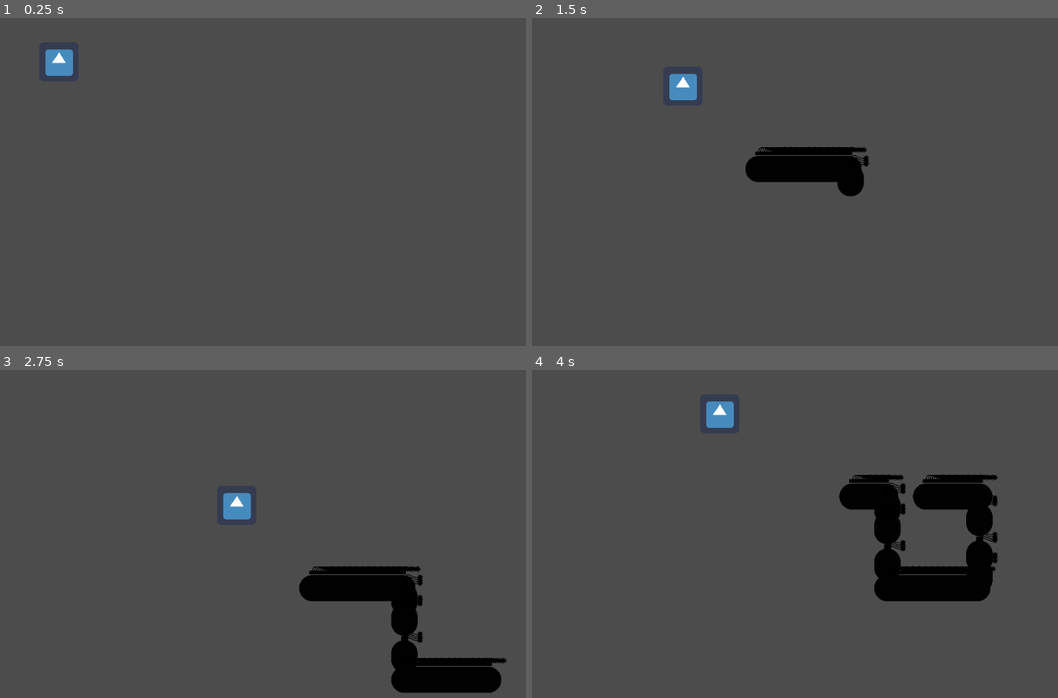
Above: before the commit, frames 1-4 (two rows, left to right).
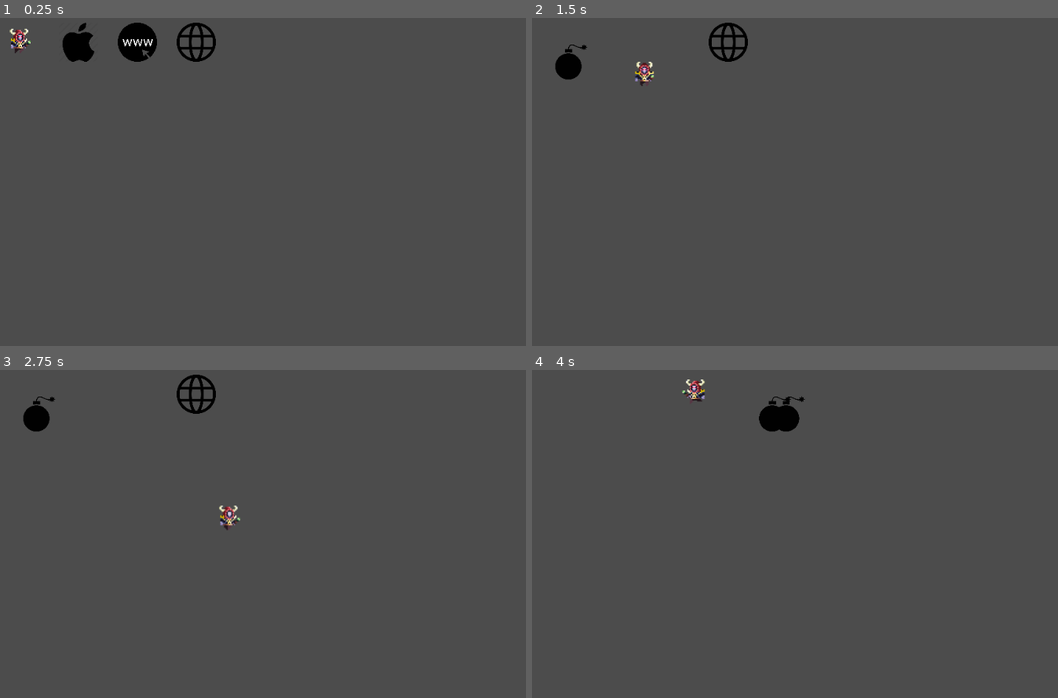
Above: after the commit, the same moments.

Repository: DominikWolek/bomber-game
Game: Godot game, scene res://Player.tscn
The game is run twice, just before and just after one commit, with the same random seed, the same clock (stepped at 60 frames per second) and the same inputs. The engine's default icon, where the game draws it, is replaced by a stand-in: a white triangle on a blue panel in a dark square.
Inputs:
- Up to frame 1 (0.25 s): no input
- Up to frame 2 (1.5 s): hold Right (ui_right) 0.53-1.28 s; hold Space (ui_select) 0.53-1.28 s; hold Down (ui_down) from 1.28 s (still down); tap Space (ui_select) at 1.35 s
- Up to frame 3 (2.75 s): tap Space (ui_select) at 1.52, 1.82 s; release Down (ui_down) at 2.03 s; hold Right (ui_right) from 2.03 s (still down); hold Space (ui_select) from 2.03 s (still down)
- Up to frame 4 (4 s): release Right (ui_right) at 2.78 s; release Space (ui_select) at 2.78 s; hold Up (ui_up) 2.78-3.53 s; tap Space (ui_select) at 2.85, 3.02, 3.32 s; hold Left (ui_left) from 3.53 s (still down); hold Space (ui_select) from 3.53 s (still down)

The runs differ from the first frame. In frame 1, 2.1% of the frame differs, in the area x 1-42%, y 1-18%; in frame 2, 3.8%; in frame 3, 6.4%; in frame 4, 7.6%, in the area x 28-89%, y 2-71%.

Commit message:
Added some utilities to Player, powerups and simple animation to player

Diff:
--- /dev/null
+++ b/Bomberman/BetterBomb.gd
@@ -0,0 +1,9 @@
+extends Area2D
+
+func _physics_process(delta):
+	var bodies = get_overlapping_bodies()
+	for body in bodies:
+		if (body.has_method("increaseDMG")):
+			body.increaseDMG()
+			queue_free()
+			return
--- a/Bomberman/Bomb.gd
+++ b/Bomberman/Bomb.gd
@@ -3,18 +3,17 @@
 var in_area = []
 var who_planted
 var DMG # odnosnie tego bedzie odpowiednio duzy rozprysk bomby w pionie/poziomie
-var timer = null
 
-func explode():
-	for p in in_area:
+func explode(): #gdyby explode było zrobione na "shape"
+	#ze wzgledu na DMG wielkosc rozprysku
+	for p in in_area: # dla area o wielkosci DMG
 		if (p.has_method("exploded")):
 			p.exploded(who_planted)
 	end()
 
 func end():
-	print("XD")
+	print("b00m")
 	queue_free()
 
 func ready():
-
 	pass
--- /dev/null
+++ b/Bomberman/MoreBombs.gd
@@ -0,0 +1,9 @@
+extends Area2D
+
+func _physics_process(delta):
+	var bodies = get_overlapping_bodies()
+	for body in bodies:
+		if (body.has_method("addBomb")):
+			body.addBomb()
+			queue_free()
+			return
--- a/Bomberman/Player.gd
+++ b/Bomberman/Player.gd
@@ -2,9 +2,7 @@
 
 var Name = "nickname"
 var hp = 3
-var maxBombs = 1
 var canPlant = 1
-var canKick = false
 var isImmortal = false
 var bombDMG = 1
 
@@ -12,29 +10,67 @@
 
 var velocity = Vector2()
 
+func setNickname(nickname):
+	Name = nickname
+func addBomb():
+	canPlant += 1
+func increaseDMG():
+	bombDMG += 1
+func speedUP():
+	speed += 70
+
 func plant_bomb():
-	var bomb = preload("res://Bomb.tscn").instance()
-	bomb.who_planted = Name
-	bomb.DMG = bombDMG
-	bomb.position = position
-	add_child(bomb)
-	var timer = Timer.new()
-	timer.set_one_shot(true)
-	timer.set_wait_time(3)
-	timer.connect("timeout",bomb,"explode")
-	add_child(timer)
-	timer.start()
+	if canPlant > 0: # jeśli jest jakas bomba do podłożenia
+
+		#if get_cellv(position,BOMB_NUMBER)==BOMB_NUMBER: #BOMB_NUMBER DO USTALENIA, jeśli na płytce jest postawiona bomba
+		#	return # nie można postawić bomby
+		#else: set_cellv(position,BOMB_NUMBER)
+
+		canPlant -= 1
+		var bomb = preload("res://Bomb.tscn").instance()
+		bomb.who_planted = Name
+		bomb.DMG = bombDMG
+
+		bomb.position.x = position.x #wrzucenie odpowiedniej pozycji bomby
+		bomb.position.y = position.y #wrzucenie odpowiedniej pozycji bomby
+		get_parent().add_child(bomb)
+		var timer = Timer.new()
+		timer.set_one_shot(true)
+		timer.set_wait_time(3) # po 3 sekundach wybucha bomba
+		timer.connect("timeout",bomb,"explode")
+		timer.connect("timeout",self,"addBomb")
+		add_child(timer)
+		timer.start()
+
+func notImmortal():
+	isImmortal = false
+
+func immediateDeath(): # przy zmniejszaniu sie mapy
+	hp = 0
+	queue_free()
 
 func exploded(by_who):
 	if isImmortal:
 		return
 	else:
-		isImmortal = true #powinno trwac przez jakis czas a potem przejsc na false
+		isImmortal = true
+		# ewentualny zapis statystyk dla gracza by_who
 		hp -= 1
-
+		if hp == 0:
+			# ewentualny zapis statystyk (jakichs)
+			queue_free()
+		else:
+			var timer = Timer.new()
+			timer.set_one_shot(true)
+			timer.set_wait_time(2) #2 sekundowa niesmiertelnosc
+			timer.connect("timeout",self,"notImmortal")
+			add_child(timer)
+			timer.start()
 
 func get_input():
 	velocity = Vector2()
+
+
 	if Input.is_action_pressed('ui_right'):
 		velocity.x += 1
 	if Input.is_action_pressed('ui_left'):
@@ -43,11 +79,43 @@
 		velocity.y += 1
 	if Input.is_action_pressed('ui_up'):
 		velocity.y -= 1
+
+	if isImmortal==false:
+		if Input.is_action_pressed('ui_right') and !Input.is_action_pressed('ui_left'):
+			$Sprite.flip_h = false
+			$Sprite.play("run")
+		elif !Input.is_action_pressed('ui_right') and Input.is_action_pressed('ui_left'):
+			$Sprite.flip_h = true
+			$Sprite.play("run")
+		elif Input.is_action_pressed('ui_down') and Input.is_action_pressed('ui_up'):
+			$Sprite.play("idle")
+		elif Input.is_action_pressed('ui_down') and !Input.is_action_pressed('ui_up'):
+			$Sprite.play("runDOWN")
+		elif !Input.is_action_pressed('ui_down') and Input.is_action_pressed('ui_up'):
+			$Sprite.play("runUP")
+		else: $Sprite.play("idle")
+	elif isImmortal==true:
+		if Input.is_action_pressed('ui_right') and !Input.is_action_pressed('ui_left'):
+			$Sprite.flip_h = false
+			$Sprite.play("run_IMMORTAL")
+		elif !Input.is_action_pressed('ui_right') and Input.is_action_pressed('ui_left'):
+			$Sprite.flip_h = true
+			$Sprite.play("run_IMMORTAL")
+		elif Input.is_action_pressed('ui_down') and Input.is_action_pressed('ui_up'):
+			$Sprite.play("idle_IMMORTAL")
+		elif Input.is_action_pressed('ui_down') and !Input.is_action_pressed('ui_up'):
+			$Sprite.play("runDOWN_IMMORTAL")
+		elif !Input.is_action_pressed('ui_down') and Input.is_action_pressed('ui_up'):
+			$Sprite.play("runUP_IMMORTAL")
+		else: $Sprite.play("idle_IMMORTAL")
+
+
 	velocity = velocity.normalized() * speed
-	if Input.is_action_pressed('ui_select'): #spacja (bomba)
+	if Input.is_action_pressed('ui_select'): # spacja (bomba)
 		plant_bomb()
 
-
 func _physics_process(delta):
-    get_input()
-    move_and_slide(velocity)
+	get_input()
+	move_and_slide(velocity)
+	# animacje gracza
+	print(canPlant)
--- a/Bomberman/Player.tscn
+++ b/Bomberman/Player.tscn
@@ -1,20 +1,188 @@
-[gd_scene load_steps=4 format=2]
+[gd_scene load_steps=66 format=2]
 
-[ext_resource path="res://Player.gd" type="Script" id=1]
-[ext_resource path="res://icon.png" type="Texture" id=2]
+[ext_resource path="res://Bomb.gd" type="Script" id=1]
+[ext_resource path="res://bomba.png" type="Texture" id=2]
+[ext_resource path="res://Player.gd" type="Script" id=3]
+[ext_resource path="res://sprites/rogue like idle_Animation 1_0.png" type="Texture" id=4]
+[ext_resource path="res://sprites/rogue like idle_Animation 1_2.png" type="Texture" id=5]
+[ext_resource path="res://sprites/rogue like idle_Animation 1_1.png" type="Texture" id=6]
+[ext_resource path="res://sprites/rogue like run_Animation 1_0.png" type="Texture" id=7]
+[ext_resource path="res://sprites/rogue like run_Animation 1_1.png" type="Texture" id=8]
+[ext_resource path="res://sprites/rogue like run_Animation 1_2.png" type="Texture" id=9]
+[ext_resource path="res://sprites/rogue like run_Animation 1_3.png" type="Texture" id=10]
+[ext_resource path="res://sprites/rogue like run_Animation 1_4.png" type="Texture" id=11]
+[ext_resource path="res://sprites/rogue like run_Animation 1_5.png" type="Texture" id=12]
+[ext_resource path="res://sprites/roguelike run down_Animation 1_0.png" type="Texture" id=13]
+[ext_resource path="res://sprites/roguelike run down_Animation 1_1.png" type="Texture" id=14]
+[ext_resource path="res://sprites/roguelike run down_Animation 1_2.png" type="Texture" id=15]
+[ext_resource path="res://sprites/roguelike run down_Animation 1_3.png" type="Texture" id=16]
+[ext_resource path="res://sprites immortal/rogue like run_Animation 0 immortal.png" type="Texture" id=17]
+[ext_resource path="res://sprites immortal/rogue like run_Animation 1 immortal.png" type="Texture" id=18]
+[ext_resource path="res://sprites immortal/rogue like run_Animation 2 immortal.png" type="Texture" id=19]
+[ext_resource path="res://sprites immortal/rogue like run_Animation 3 immortal.png" type="Texture" id=20]
+[ext_resource path="res://sprites immortal/rogue like run_Animation 4 immortal.png" type="Texture" id=21]
+[ext_resource path="res://sprites immortal/rogue like run_Animation 5 immortal.png" type="Texture" id=22]
+[ext_resource path="res://sprites immortal/rogue like run_Animation 6 immortal.png" type="Texture" id=23]
+[ext_resource path="res://sprites immortal/rogue like run_Animation 7 immortal.png" type="Texture" id=24]
+[ext_resource path="res://sprites immortal/rogue like run_Animation 8 immortal.png" type="Texture" id=25]
+[ext_resource path="res://sprites immortal/rogue like run_Animation 9 immortal.png" type="Texture" id=26]
+[ext_resource path="res://sprites immortal/rogue like run_Animation 10 immortal.png" type="Texture" id=27]
+[ext_resource path="res://sprites immortal/rogue like run_Animation 11 immortal.png" type="Texture" id=28]
+[ext_resource path="res://sprites immortal/roguelike run down_Animation 0 immortal.png" type="Texture" id=29]
+[ext_resource path="res://sprites immortal/roguelike run down_Animation 1 immortal.png" type="Texture" id=30]
+[ext_resource path="res://sprites immortal/roguelike run down_Animation 2 immortal.png" type="Texture" id=31]
+[ext_resource path="res://sprites immortal/roguelike run down_Animation 3 immortal.png" type="Texture" id=32]
+[ext_resource path="res://sprites immortal/roguelike run down_Animation 4 immortal.png" type="Texture" id=33]
+[ext_resource path="res://sprites immortal/roguelike run down_Animation 5 immortal.png" type="Texture" id=34]
+[ext_resource path="res://sprites immortal/roguelike run down_Animation 6 immortal.png" type="Texture" id=35]
+[ext_resource path="res://sprites immortal/roguelike run down_Animation 7 immortal.png" type="Texture" id=36]
+[ext_resource path="res://sprites immortal/rogue like run up_Animation 0 immortal.png" type="Texture" id=37]
+[ext_resource path="res://sprites immortal/rogue like run up_Animation 1 immortal.png" type="Texture" id=38]
+[ext_resource path="res://sprites immortal/rogue like run up_Animation 2 immortal.png" type="Texture" id=39]
+[ext_resource path="res://sprites immortal/rogue like run up_Animation 3 immortal.png" type="Texture" id=40]
+[ext_resource path="res://sprites immortal/rogue like run up_Animation 4 immortal.png" type="Texture" id=41]
+[ext_resource path="res://sprites immortal/rogue like run up_Animation 5 immortal.png" type="Texture" id=42]
+[ext_resource path="res://sprites immortal/rogue like run up_Animation 6 immortal.png" type="Texture" id=43]
+[ext_resource path="res://sprites immortal/rogue like run up_Animation 7 immortal.png" type="Texture" id=44]
+[ext_resource path="res://sprites immortal/rogue like idle_Animation 0 immortal.png" type="Texture" id=45]
+[ext_resource path="res://sprites immortal/rogue like idle_Animation 1 immortal.png" type="Texture" id=46]
+[ext_resource path="res://sprites immortal/rogue like idle_Animation 2 immortal.png" type="Texture" id=47]
+[ext_resource path="res://sprites immortal/rogue like idle_Animation 3 immortal.png" type="Texture" id=48]
+[ext_resource path="res://sprites immortal/rogue like idle_Animation 4 immortal.png" type="Texture" id=49]
+[ext_resource path="res://sprites immortal/rogue like idle_Animation 5 immortal.png" type="Texture" id=50]
+[ext_resource path="res://sprites/rogue like run up_Animation 1_0.png" type="Texture" id=51]
+[ext_resource path="res://sprites/rogue like run up_Animation 1_1.png" type="Texture" id=52]
+[ext_resource path="res://sprites/rogue like run up_Animation 1_2.png" type="Texture" id=53]
+[ext_resource path="res://sprites/rogue like run up_Animation 1_3.png" type="Texture" id=54]
+[ext_resource path="res://MoreBombs.gd" type="Script" id=55]
+[ext_resource path="res://speed.png" type="Texture" id=56]
+[ext_resource path="res://BetterBomb.gd" type="Script" id=57]
+[ext_resource path="res://morebobmex.png" type="Texture" id=58]
+[ext_resource path="res://SpeedUP.gd" type="Script" id=59]
+[ext_resource path="res://speedo.png" type="Texture" id=60]
+
+[sub_resource type="SpriteFrames" id=6]
+animations = [ {
+"frames": [ ExtResource( 4 ), ExtResource( 5 ), ExtResource( 6 ) ],
+"loop": true,
+"name": "idle",
+"speed": 5.0
+}, {
+"frames": [ ExtResource( 7 ), ExtResource( 8 ), ExtResource( 9 ), ExtResource( 10 ), ExtResource( 11 ), ExtResource( 12 ) ],
+"loop": true,
+"name": "run",
+"speed": 5.0
+}, {
+"frames": [ ExtResource( 13 ), ExtResource( 14 ), ExtResource( 15 ), ExtResource( 16 ) ],
+"loop": true,
+"name": "runDOWN",
+"speed": 5.0
+}, {
+"frames": [ ExtResource( 17 ), ExtResource( 18 ), ExtResource( 19 ), ExtResource( 20 ), ExtResource( 21 ), ExtResource( 22 ), ExtResource( 23 ), ExtResource( 24 ), ExtResource( 25 ), ExtResource( 26 ), ExtResource( 27 ), ExtResource( 28 ) ],
+"loop": true,
+"name": "run_IMMORTAL",
+"speed": 5.0
+}, {
+"frames": [ ExtResource( 29 ), ExtResource( 30 ), ExtResource( 31 ), ExtResource( 32 ), ExtResource( 33 ), ExtResource( 34 ), ExtResource( 35 ), ExtResource( 36 ) ],
+"loop": true,
+"name": "runDOWN_IMMORTAL",
+"speed": 5.0
+}, {
+"frames": [ ExtResource( 37 ), ExtResource( 38 ), ExtResource( 39 ), ExtResource( 40 ), ExtResource( 41 ), ExtResource( 42 ), ExtResource( 43 ), ExtResource( 44 ) ],
+"loop": true,
+"name": "runUP_IMMORTAL",
+"speed": 5.0
+}, {
+"frames": [ ExtResource( 45 ), ExtResource( 46 ), ExtResource( 47 ), ExtResource( 48 ), ExtResource( 49 ), ExtResource( 50 ) ],
+"loop": true,
+"name": "idle_IMMORTAL",
+"speed": 5.0
+}, {
+"frames": [ ExtResource( 51 ), ExtResource( 52 ), ExtResource( 53 ), ExtResource( 54 ) ],
+"loop": true,
+"name": "runUP",
+"speed": 5.0
+} ]
 
 [sub_resource type="CircleShape2D" id=1]
 radius = 32.0
 
-[node name="Player" type="KinematicBody2D"]
-position = Vector2( 96, 96 )
+[sub_resource type="CircleShape2D" id=3]
+radius = 25.0
+
+[sub_resource type="CircleShape2D" id=4]
+radius = 25.0
+
+[sub_resource type="CircleShape2D" id=5]
+radius = 25.0
+
+[node name="world" type="Node"]
+
+[node name="Bomb" type="StaticBody2D" parent="."]
+position = Vector2( -32, 32 )
 script = ExtResource( 1 )
 __meta__ = {
 "_edit_group_": true
 }
 
-[node name="Sprite" type="Sprite" parent="."]
+[node name="Sprite" type="Sprite" parent="Bomb"]
+scale = Vector2( 0.125, 0.125 )
 texture = ExtResource( 2 )
 
-[node name="CollisionShape2D" type="CollisionShape2D" parent="."]
+[node name="Player" type="KinematicBody2D" parent="."]
+position = Vector2( 32, 64 )
+script = ExtResource( 3 )
+__meta__ = {
+"_edit_group_": true
+}
+
+[node name="Sprite" type="AnimatedSprite" parent="Player"]
+frames = SubResource( 6 )
+animation = "run"
+frame = 5
+playing = true
+
+[node name="CollisionShape2D" type="CollisionShape2D" parent="Player"]
 shape = SubResource( 1 )
+
+[node name="MoreBombs" type="Area2D" parent="."]
+position = Vector2( 320, 64 )
+script = ExtResource( 55 )
+__meta__ = {
+"_edit_group_": true
+}
+
+[node name="Sprite" type="Sprite" parent="MoreBombs"]
+scale = Vector2( 0.125, 0.125 )
+texture = ExtResource( 56 )
+
+[node name="CollisionShape2D" type="CollisionShape2D" parent="MoreBombs"]
+shape = SubResource( 3 )
+
+[node name="BetterBombs" type="Area2D" parent="."]
+position = Vector2( 128, 64 )
+script = ExtResource( 57 )
+__meta__ = {
+"_edit_group_": true
+}
+
+[node name="Sprite" type="Sprite" parent="BetterBombs"]
+scale = Vector2( 0.125, 0.125 )
+texture = ExtResource( 58 )
+
+[node name="CollisionShape2D" type="CollisionShape2D" parent="BetterBombs"]
+shape = SubResource( 4 )
+
+[node name="SpeedUP" type="Area2D" parent="."]
+position = Vector2( 224, 64 )
+script = ExtResource( 59 )
+__meta__ = {
+"_edit_group_": true
+}
+
+[node name="Sprite" type="Sprite" parent="SpeedUP"]
+scale = Vector2( 0.125, 0.125 )
+texture = ExtResource( 60 )
+
+[node name="CollisionShape2D" type="CollisionShape2D" parent="SpeedUP"]
+shape = SubResource( 5 )
--- /dev/null
+++ b/Bomberman/SpeedUP.gd
@@ -0,0 +1,9 @@
+extends Area2D
+
+func _physics_process(delta):
+	var bodies = get_overlapping_bodies()
+	for body in bodies:
+		if (body.has_method("speedUP")):
+			body.speedUP()
+			queue_free()
+			return
Not shown, added: Bomberman/boom.jpg.import
Binary file added: Bomberman/morebobmex.png
Not shown, added: Bomberman/morebobmex.png.import
Binary file added: Bomberman/speed.png
Not shown, added: Bomberman/speed.png.import
Binary file added: Bomberman/speedo.png
Not shown, added: Bomberman/speedo.png.import
Binary file added: Bomberman/sprites immortal/rogue like idle_Animation 0 immortal.png
Not shown, added: Bomberman/sprites immortal/rogue like idle_Animation 0 immortal.png.import
Binary file added: Bomberman/sprites immortal/rogue like idle_Animation 1 immortal.png
Not shown, added: Bomberman/sprites immortal/rogue like idle_Animation 1 immortal.png.import
Binary file added: Bomberman/sprites immortal/rogue like idle_Animation 2 immortal.png
(and 157 more such lines)
